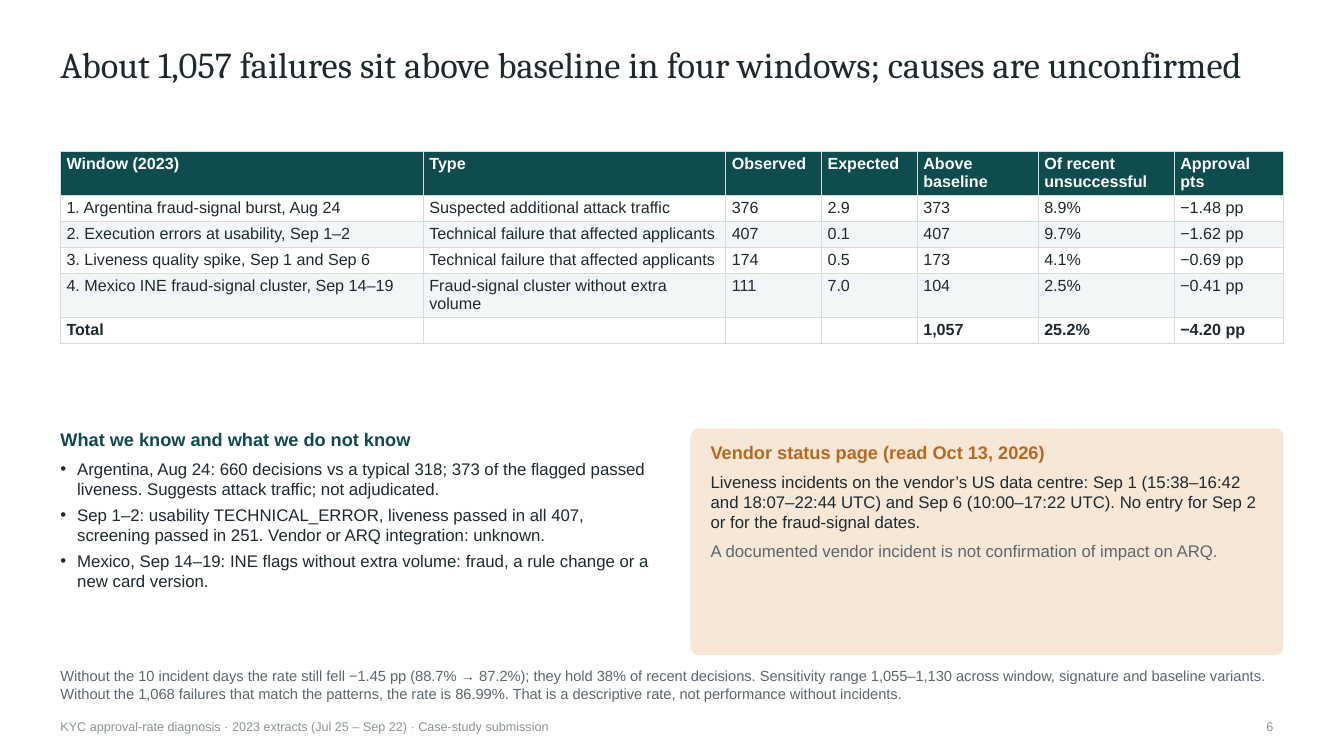
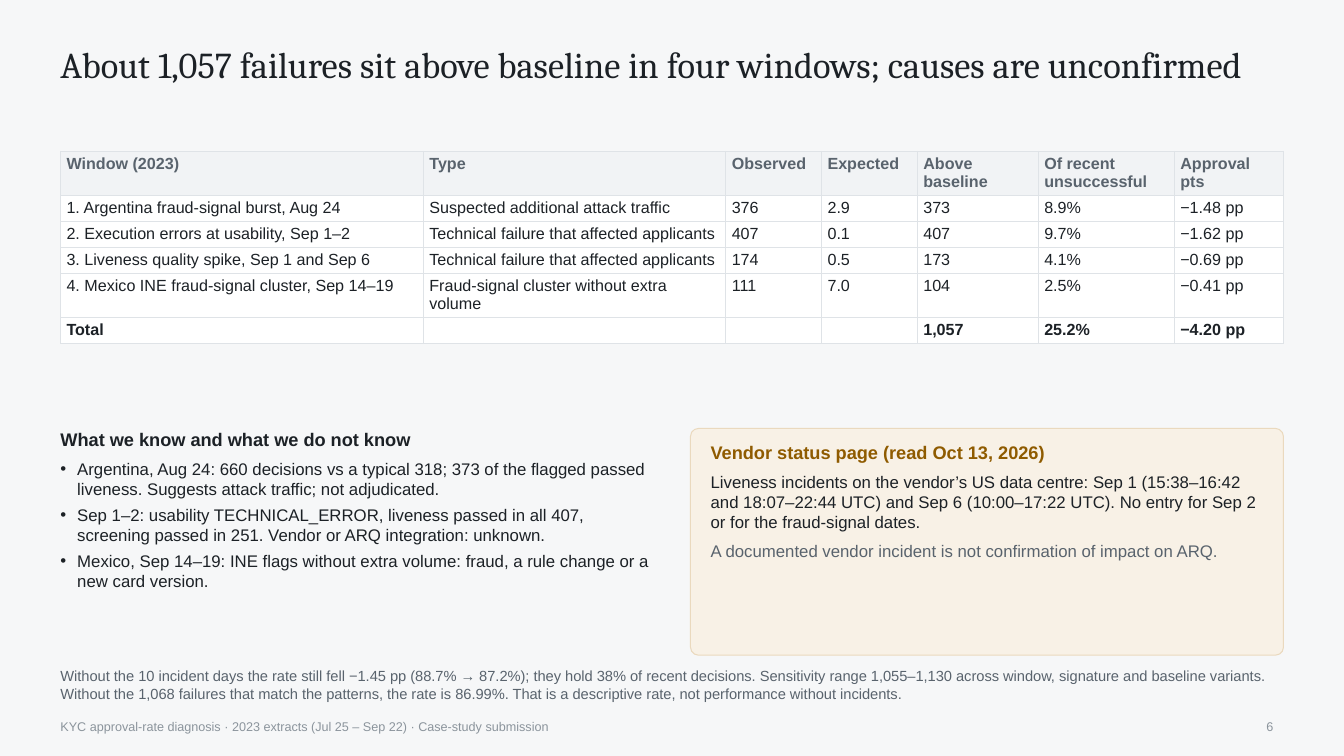
Before and after one commit to prosolkin/arq-kyc, a slide deck: slide 6 of analysis/export/kyc-approval-deck.pptx. Drawn at 1344x756 pixels with LibreOffice and Linux fonts; fonts in the diff are those of the drawing. Boxes give left, top, right and bottom in pixels: in the first picture for what was removed or moved away, otherwise in the second. Text is boxed around its words. In the diff, an @@ line names an element or a change of style, - is before the commit and + after.

```diff
--- a/analysis/export/kyc-approval-deck.pptx
+++ b/analysis/export/kyc-approval-deck.pptx
@@ background #FFFFFF to #F6F7F8 @@
@@ table at [60,151,1284,343] @@
@@ fill #0F4C4D to #F1F3F5 in row 1 @@
@@ fill #F3F6F6 to #FFFFFF in 14 cells @@
@@ text colour #FFFFFF to #59636D in "Window (2023)", "Type", "Observed", "Expected" and 3 more places @@
@@ text colour #1F2A2E to #1C2126 in "1. Argentina fraud-signal burst, Aug 24", "Suspected additional attack traffic", "376", "2.9" and 28 more places @@
@@ borders changed @@
@@ text "What we know and what ..." at [60,432,648,587]: text colour #0F4C4D to #1C2126 in "What we know and what we do ..."; text colour #1F2A2E to #1C2126 @@
@@ rounded rectangle at [691,429,1284,655]: fill #F6E7D6 to #F8F1E6; outline none to #EAD9BE 0.75 pt @@
@@ text "Vendor status page (read Oct ..." at [711,445,1256,561]: text colour #B8691F to #8F5B00 in "Vendor status page (read Oct 13, 2026)"; text colour #1F2A2E to #1C2126 in "Liveness incidents on the vendor’s US data ..."; text colour #5C686C to #59636D in "A documented vendor incident is not confirmation ..." @@
```
Also in this commit, not shown: 22 other slides changed, 1 slide added, 1 slide removed, 7 other files.
